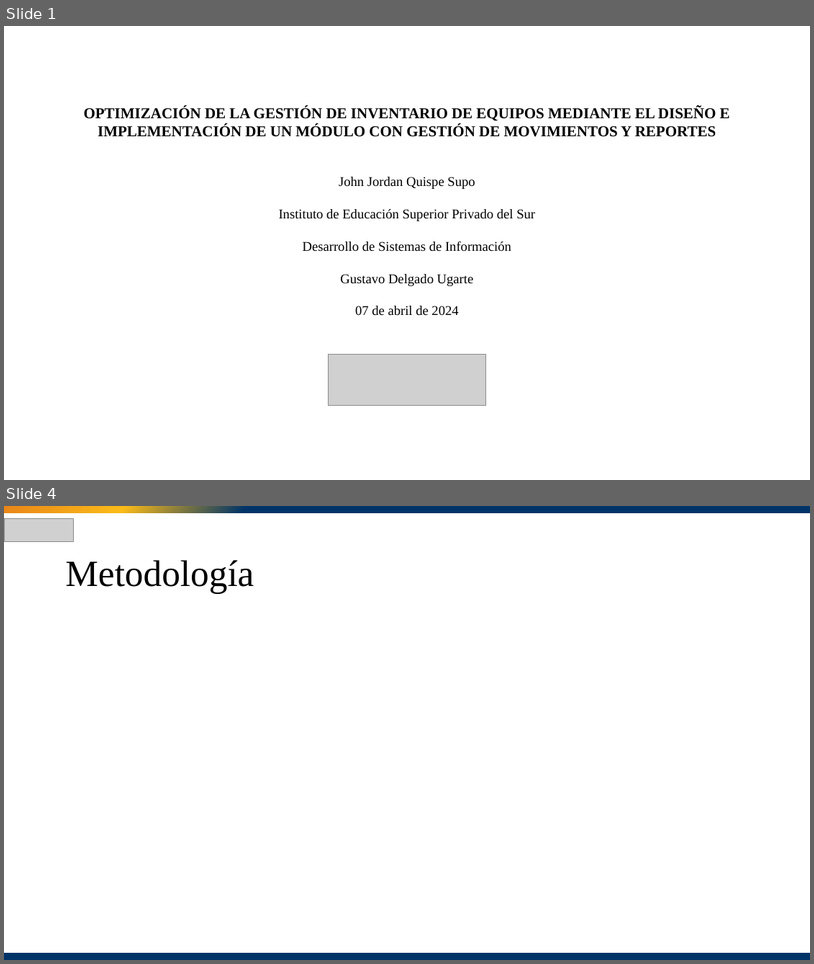
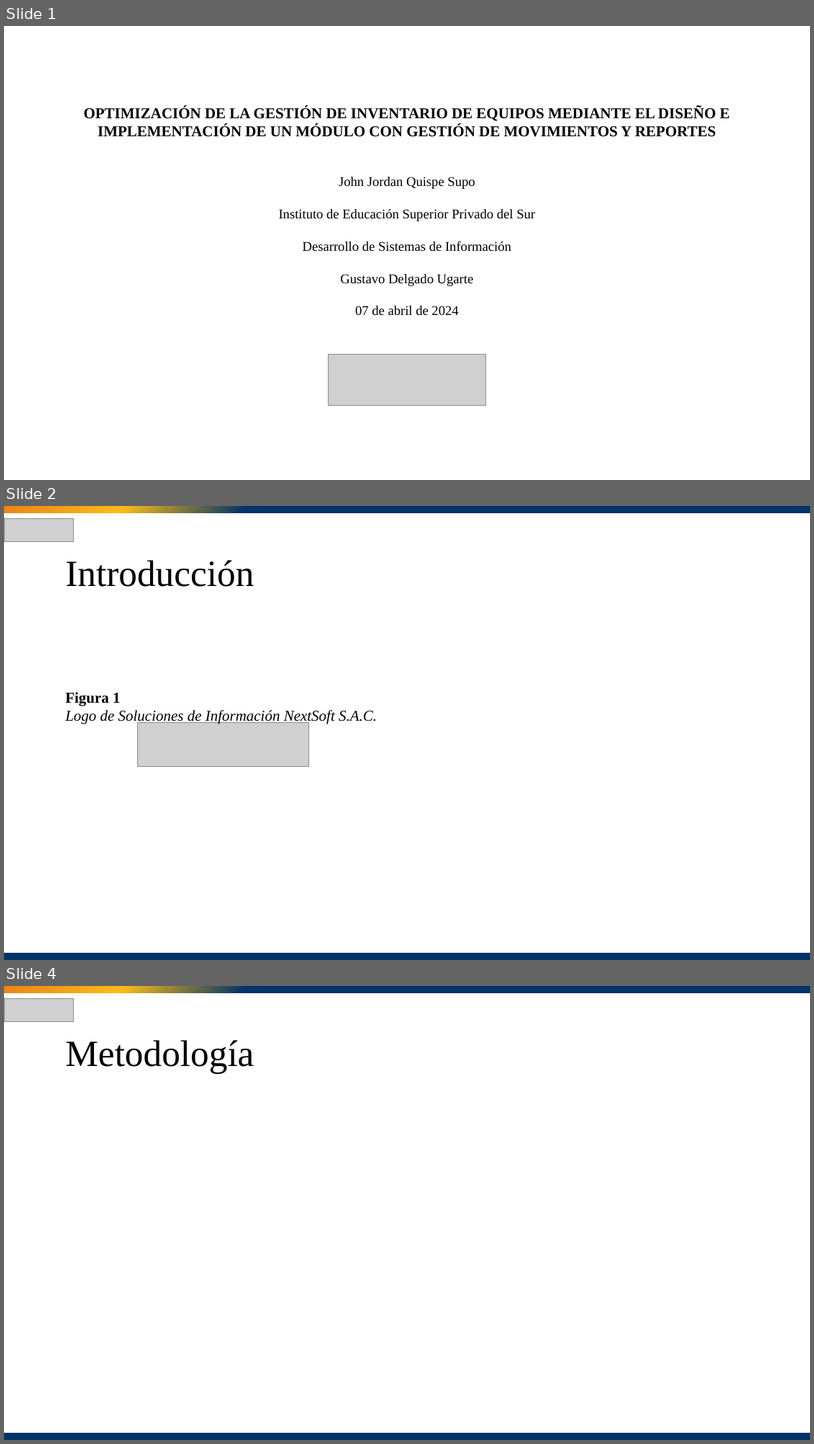
Before and after one commit to JordanNoah7/Conquistadores, a slide deck: Presentación.pptx. Shown one above the other, each under a label of ours: slides 1 and 4 before the commit, slides 1, 2 and 4 after it; the slides between them are not shown. The pictures are 814x964 and 814x1444 pixels, drawn with LibreOffice and Linux fonts; fonts in the diff are those of the drawing; grey boxes stand for pictures. Boxes give left, top, right and bottom in pixels: in the first picture for what was removed or moved away, otherwise in the second. Text is boxed around its words. In the diff, an @@ line names an element or a change of style, - is before the commit and + after.

```diff
--- a/Presentación.pptx
+++ b/Presentación.pptx
@@ slide 2 added at bbox=[4, 506, 810, 960], background #FFFFFF @@
@@ rectangle added at bbox=[4, 506, 810, 513], fill gradient #E98618 to #FABB19 to #003468 @@
@@ picture added at bbox=[4, 519, 74, 542] @@
@@ text added at bbox=[65, 560, 254, 587], 44 pt, text #000000 @@
+Introducción
@@ text added at bbox=[65, 692, 377, 724], 18 pt, text #000000, italic @@
+Figura 1
+Logo de Soluciones de Información NextSoft S.A.C.
@@ picture added at bbox=[138, 722, 309, 766] @@
@@ rectangle added at bbox=[4, 952, 810, 960], fill #003468 @@
```
Also in this commit, not shown: 1 other slide added, 2 slides removed.
